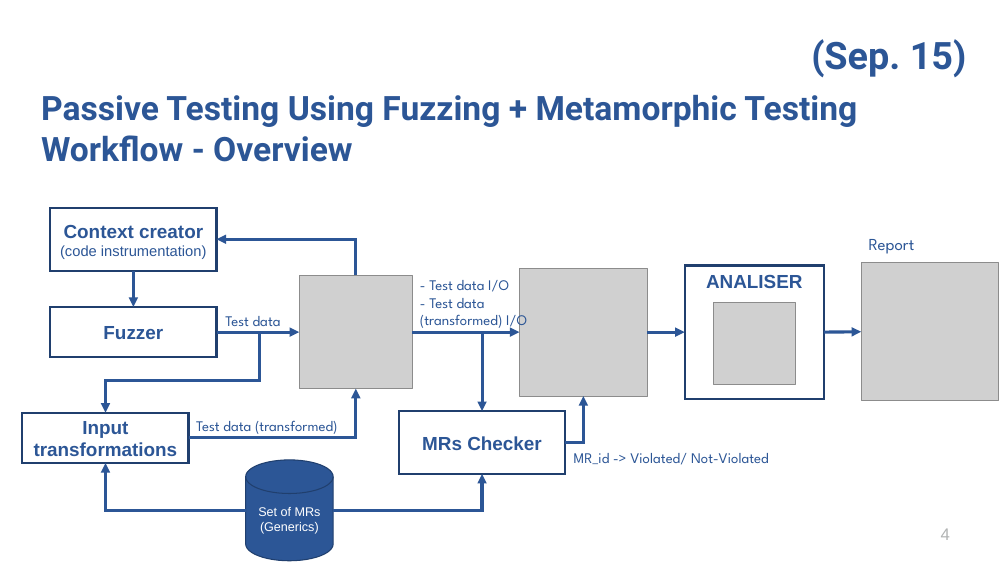
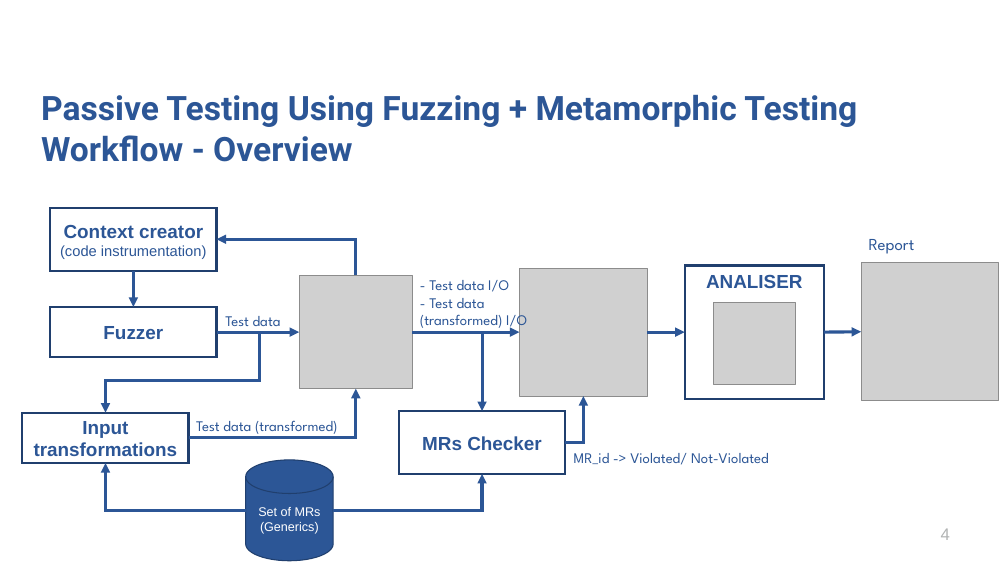
Before and after one commit to aduquet/PhDStuff_repo, a slide deck: slide 4 of ProgressMeetings/Oct_06_22.pptx. Drawn at 1008x567 pixels with LibreOffice and Linux fonts; fonts in the diff are those of the drawing; grey boxes stand for pictures; background and template pictures are left out. Boxes give left, top, right and bottom in pixels: in the first picture for what was removed or moved away, otherwise in the second. Text is boxed around its words. In the diff, an @@ line names an element or a change of style, - is before the commit and + after.

```diff
--- a/ProgressMeetings/Oct_06_22.pptx
+++ b/ProgressMeetings/Oct_06_22.pptx
@@ text removed at box(811, 39, 967, 77) @@
-(Sep. 15)
```
Also in this commit, not shown: 5 other slides changed, 7 slides added, 2 slides removed.
